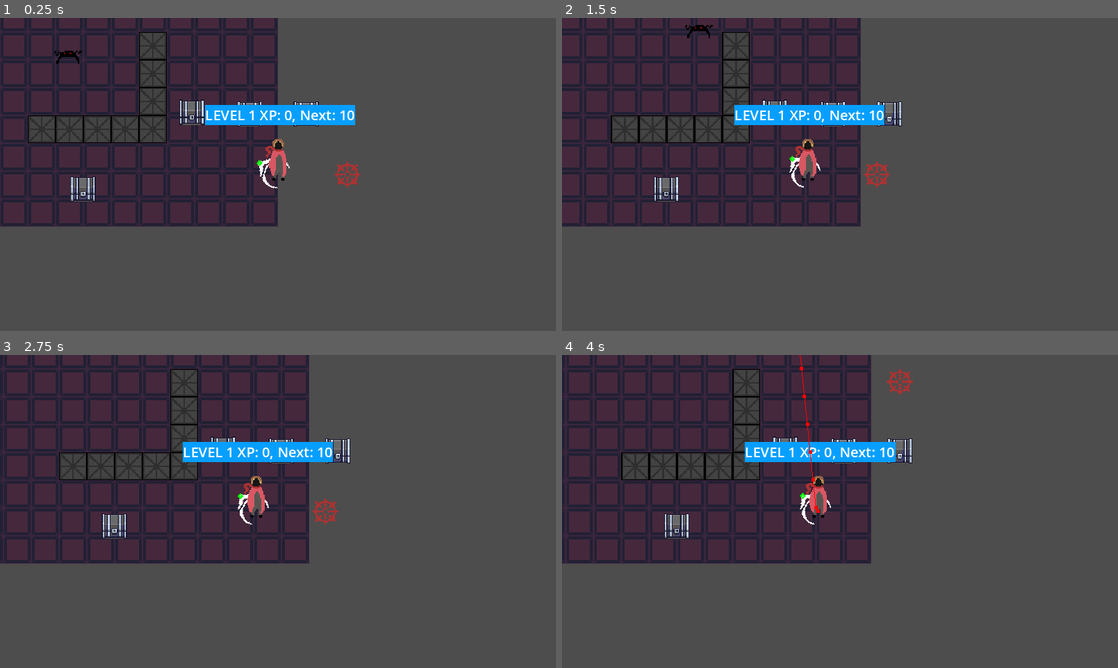
Above: before the commit, frames 1-4 (two rows, left to right).
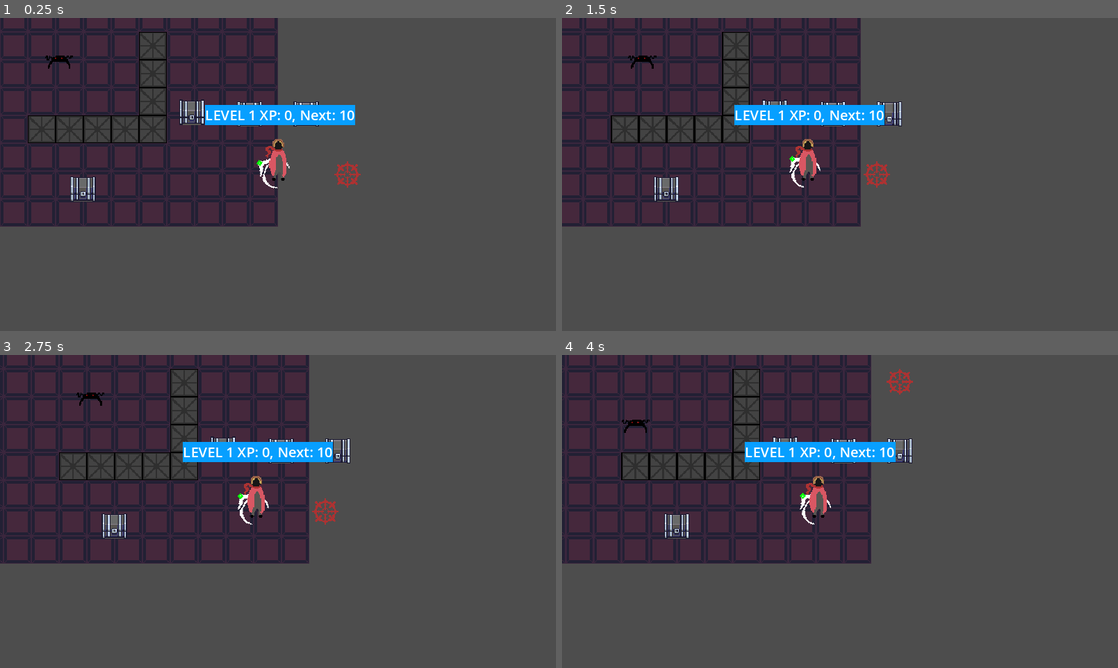
Above: after the commit, the same moments.

Repository: ArmanAmeri/9-Days-To-Live
Game: Godot game, scene res://Scenes/Main/scene_manager.tscn
Same seed, same stepped clock (60 frames per second), same inputs: the game is played once before the commit and once after it.
Inputs (mouse positions are in pixels of both pictures, inside the frame that each line leads up to):
- Up to frame 1 (0.25 s): no input
- Up to frame 2 (1.5 s): move the mouse to (962, 158) at 0.52 s; hold A (a) 0.53-1.28 s; tap D (d) at 0.8, 1.35 s; move the mouse to (728, 190) at 1.27 s
- Up to frame 3 (2.75 s): tap Space (dash) at 1.55, 2.1 s; move the mouse to (333, 442) at 2.02 s; hold E (e) from 2.03 s (still down)
- Up to frame 4 (4 s): move the mouse to (812, 574) at 2.77 s; release E (e) at 2.78 s; tap E (e) at 2.85 s; tap I (i) at 3.05 s; move the mouse to (1006, 558) at 3.52 s; hold I (i) from 3.53 s (still down); tap L (l) at 3.8 s

The runs differ from the first frame. In frame 1, 0.1% of the frame differs, in the area x 8-15%, y 10-17%; in frame 2, 0.2%; in frame 3, less than 0.1%; in frame 4, 0.2%, in the area x 10-47%, y 0-51%.

Commit message:
Updating enemy state machine

Diff:
--- a/Scenes/Enemies/enemy_test.tscn
+++ b/Scenes/Enemies/enemy_test.tscn
@@ -56,12 +56,12 @@
 
 [node name="StateMachine" type="Node" parent="." node_paths=PackedStringArray("initial_state")]
 script = ExtResource("8_2su1d")
-initial_state = NodePath("Patrolling")
+initial_state = NodePath("Idle")
 
 [node name="Patrolling" type="Node" parent="StateMachine" node_paths=PackedStringArray("enemy")]
 script = ExtResource("9_4m5aa")
 enemy = NodePath("../..")
-max_distance_from_spawn = 300.0
+max_distance_from_spawn = 100.0
 
 [node name="Idle" type="Node" parent="StateMachine"]
 script = ExtResource("10_1vsje")
--- a/Scripts/Components/movement_component.gd
+++ b/Scripts/Components/movement_component.gd
@@ -12,7 +12,7 @@
 
 func _physics_process(_delta: float) -> void:
 	if character_body:
-		speed = character_body.speed
+		speed = character_body.current_speed
 		if velocity != Vector2.ZERO:
 			character_body.velocity = velocity.normalized() * speed
 			character_body.move_and_slide()
--- a/Scripts/Components/pathfinding_component.gd
+++ b/Scripts/Components/pathfinding_component.gd
@@ -38,6 +38,7 @@
 func is_player_visible() -> bool:
 	if ray_cast.is_colliding():
 		var collider = ray_cast.get_collider()
+		#shouldnt be HitboxComponent but temporarily is for testing
 		return collider is Player or collider is HitboxComponent
 	return false
 
--- a/Scripts/Enemies/enemy_test.gd
+++ b/Scripts/Enemies/enemy_test.gd
@@ -9,7 +9,8 @@
 @onready var state_machine: Node = $StateMachine
 var dash_attack_cooldown: Timer
 
-var speed = 50
+var max_speed = 50
+var current_speed = max_speed
 
 func _ready() -> void:
 	dash_attack_cooldown = Timer.new()
--- a/Scripts/Player/player.gd
+++ b/Scripts/Player/player.gd
@@ -10,7 +10,7 @@
 
 
 var can_dash: bool = true
-var speed: float = 100
+var current_speed: float = 100
 var orgspeed: float = 100
 
 func _ready() -> void:
@@ -21,7 +21,7 @@
 func _on_move_input(direction: Vector2, dashing: bool, dash_direction: Vector2) -> void:
 	if dashing and can_dash:
 		dash_timer.start()
-		speed += (speed/100) * 400 #%
+		current_speed += (current_speed/100) * 400 #%
 		can_dash = false
 		dash_cooldown.start()
 	elif input_component.dashing:
@@ -52,7 +52,7 @@
 	inventory.print_inventory()
 
 func _dash_stop() -> void:
-	speed = orgspeed
+	current_speed = orgspeed
 
 func _dash_cooldown() -> void:
 	can_dash = true
--- a/Scripts/States/enemy_idle.gd
+++ b/Scripts/States/enemy_idle.gd
@@ -2,14 +2,23 @@
 class_name EnemyIdle
 
 signal move_input(direction: Vector2)
+
+@onready var character_body = get_parent().get_parent() as CharacterBody2D
 
 var wander_time: float
 
 func physics_update(delta: float):
 	move_input.emit(Vector2(0, 0))
 
+func enter():
+	character_body.current_speed = 0
+	randomize_time_between_wander()
+
+func exit():
+	character_body.current_speed = character_body.max_speed
+
 func randomize_time_between_wander():
-	wander_time = randf_range(1, 3)
+	wander_time = randf_range(1, 6)
 
 func update(delta: float):
 	if wander_time > 0:
--- a/Scripts/States/enemy_patrolling.gd
+++ b/Scripts/States/enemy_patrolling.gd
@@ -16,20 +16,24 @@
 
 func _ready() -> void:
 	spawn_position = enemy.position
-	print("Enemys spawn position: ", spawn_position)
+	#print("Enemys spawn position: ", spawn_position)
 
 func randomize_wander():
 	move_position = Vector2(randf_range(spawn_position.x - max_distance_from_spawn, spawn_position.x + max_distance_from_spawn), randf_range(spawn_position.y - max_distance_from_spawn, spawn_position.y + max_distance_from_spawn))
-	print("The enemy should be heading towards: ", move_position)
+	#print("The enemy should be heading towards: ", move_position)
 
 	move_direction = enemy.position.direction_to(move_position)
-	print("Current enemy pos", enemy.position)
+	#print("Current enemy pos", enemy.position)
+	wander_time = randf_range(1, 3)
 
 func enter():
 	randomize_wander()
 
+func update(delta: float):
+	if wander_time > 0:
+		wander_time -= delta
+	else: transitioned.emit(self, "idle")
 
 func physics_update(delta: float):
-	if enemy and enemy.position == move_position:
-		transitioned.emit(self, "idle")
-	else: move_input.emit(move_direction)
+	if enemy:
+		move_input.emit(move_direction)
--- a/Scripts/States/state_machine.gd
+++ b/Scripts/States/state_machine.gd
@@ -1,6 +1,8 @@
 extends Node
 
 @export var initial_state: State
+
+@onready var character_body = get_parent() as CharacterBody2D
 
 var current_state: State
 var states: Dictionary = {}
@@ -9,6 +11,7 @@
 	for child in get_children():
 		if child is State:
 			states[child.name.to_lower()] = child
+			print("Registered state: ", child.name.to_lower())
 			child.transitioned.connect(on_child_transition)
 
 		if initial_state:
@@ -25,7 +28,6 @@
 		current_state.physics_update(delta)
 
 func on_child_transition(state, new_state_name):
-	print("State transitioned")
 	if state != current_state:
 		return
 
